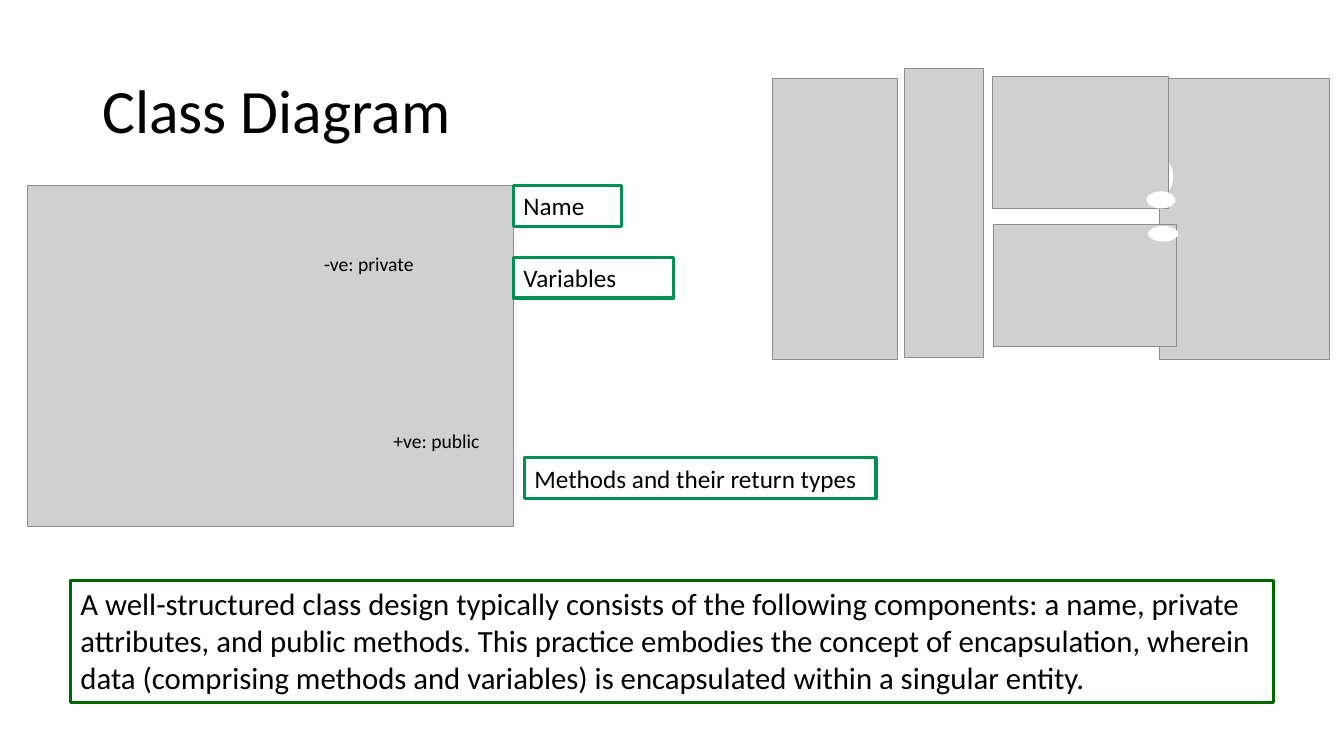
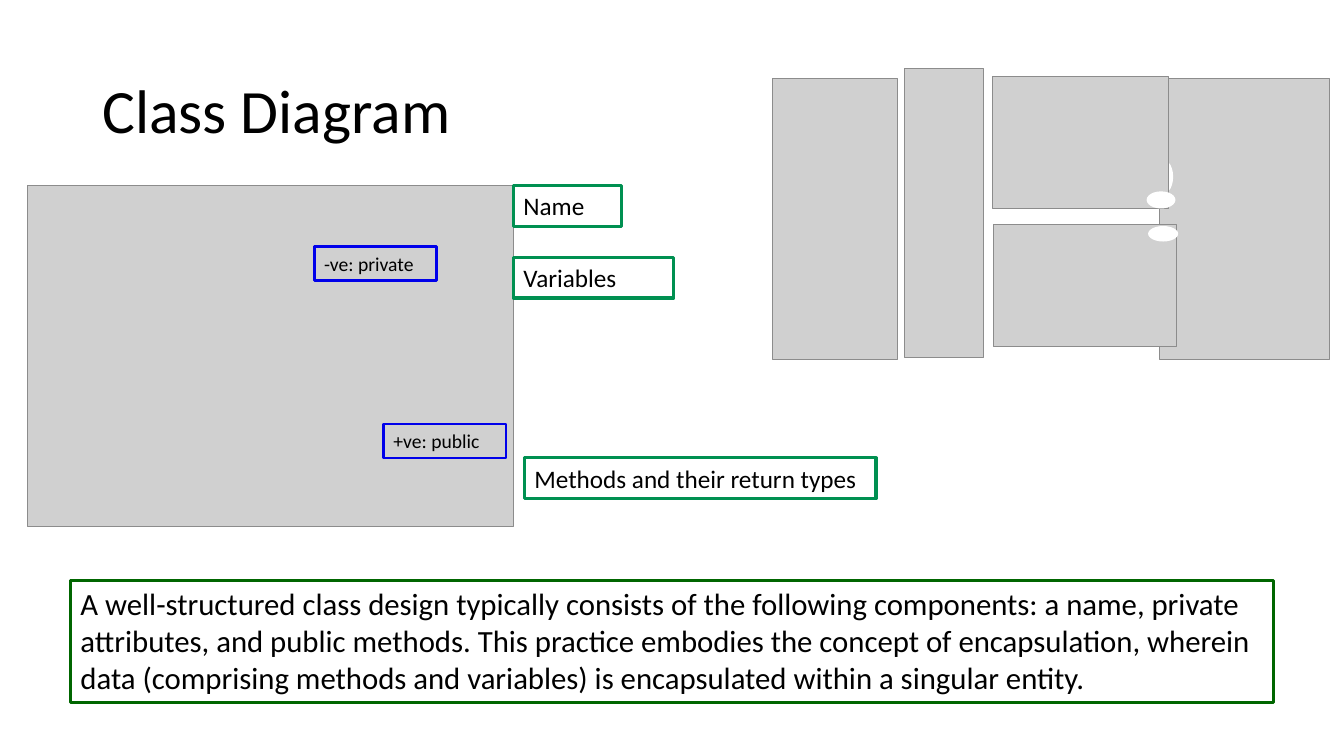
Before and after one commit to johnxu21/johnxu21.github.io, a slide deck: slide 18 of teaching/CS472/Timetable/OOD-V2.pptx. Drawn at 1344x756 pixels with LibreOffice and Linux fonts; fonts in the diff are those of the drawing; grey boxes stand for pictures. Boxes give left, top, right and bottom in pixels: in the first picture for what was removed or moved away, otherwise in the second. Text is boxed around its words. In the diff, an @@ line names an element or a change of style, - is before the commit and + after.

```diff
--- a/teaching/CS472/Timetable/OOD-V2.pptx
+++ b/teaching/CS472/Timetable/OOD-V2.pptx
@@ rectangle "-ve: private": place and size @@
-rectangle "-ve: private" at [324,257,414,274]
+rectangle "-ve: private" at [315,247,438,281]
@@ rectangle "-ve: private" at [315,247,438,281]: outline none to #0000EA 2.25 pt @@
@@ rectangle "+ve: public": place and size @@
-rectangle "+ve: public" at [393,434,479,451]
+rectangle "+ve: public" at [383,424,506,459]
@@ rectangle "+ve: public" at [383,424,506,459]: outline none to #0000EA 1.5 pt @@
```
Also in this commit, not shown: 4 other slides changed, 1 other file.
